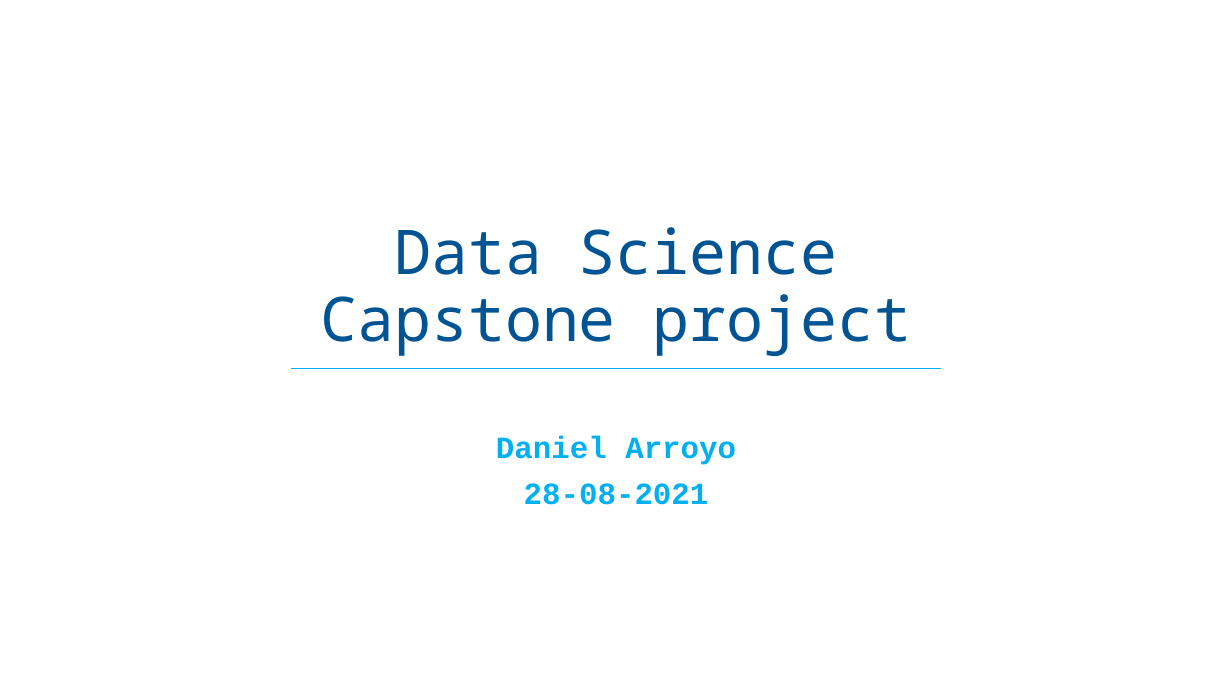
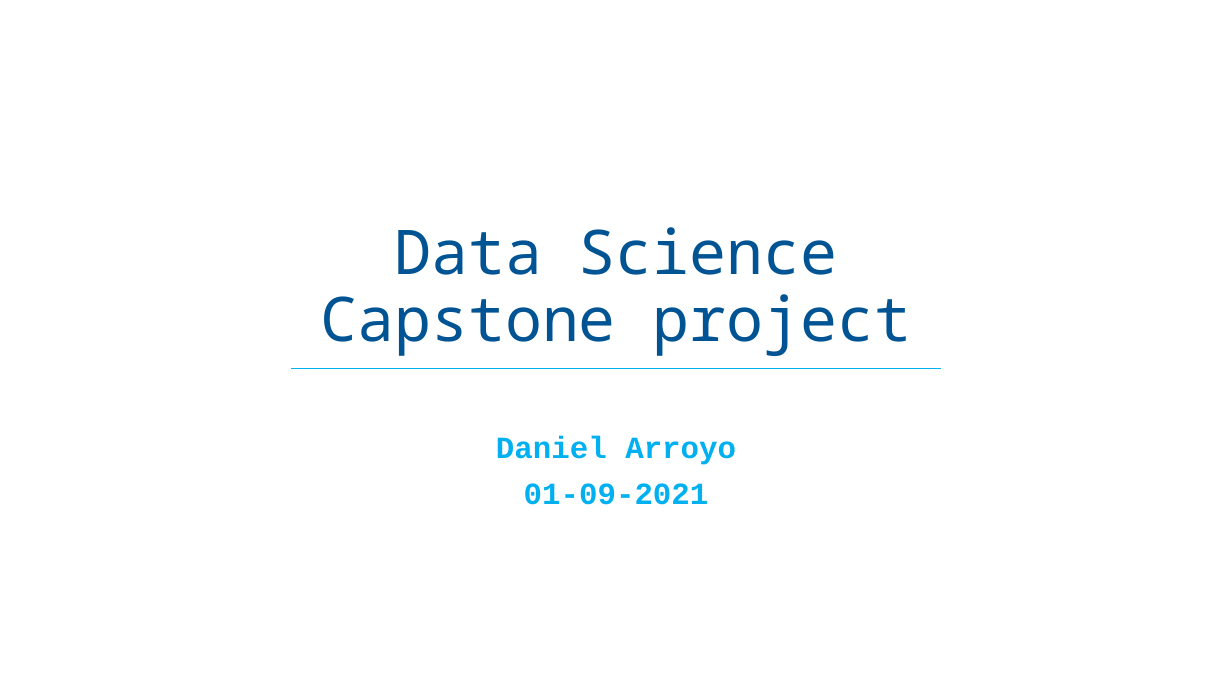
Before and after one commit to DaniArroyo/Data-Science-Capstone, a slide deck: slide 1 of Capstone-Final.pptx. Drawn at 1232x693 pixels with LibreOffice and Linux fonts; fonts in the diff are those of the drawing. Boxes give left, top, right and bottom in pixels: in the first picture for what was removed or moved away, otherwise in the second. Text is boxed around its words. In the diff, an @@ line names an element or a change of style, - is before the commit and + after.

Commit message:
Capstone Final

```diff
--- a/Capstone-Final.pptx
+++ b/Capstone-Final.pptx
@@ subtitle at bbox=[524, 483, 709, 505]: text changed @@
-28-08-2021
+01-09-2021
```
Also in this commit, not shown: 7 other slides changed.
